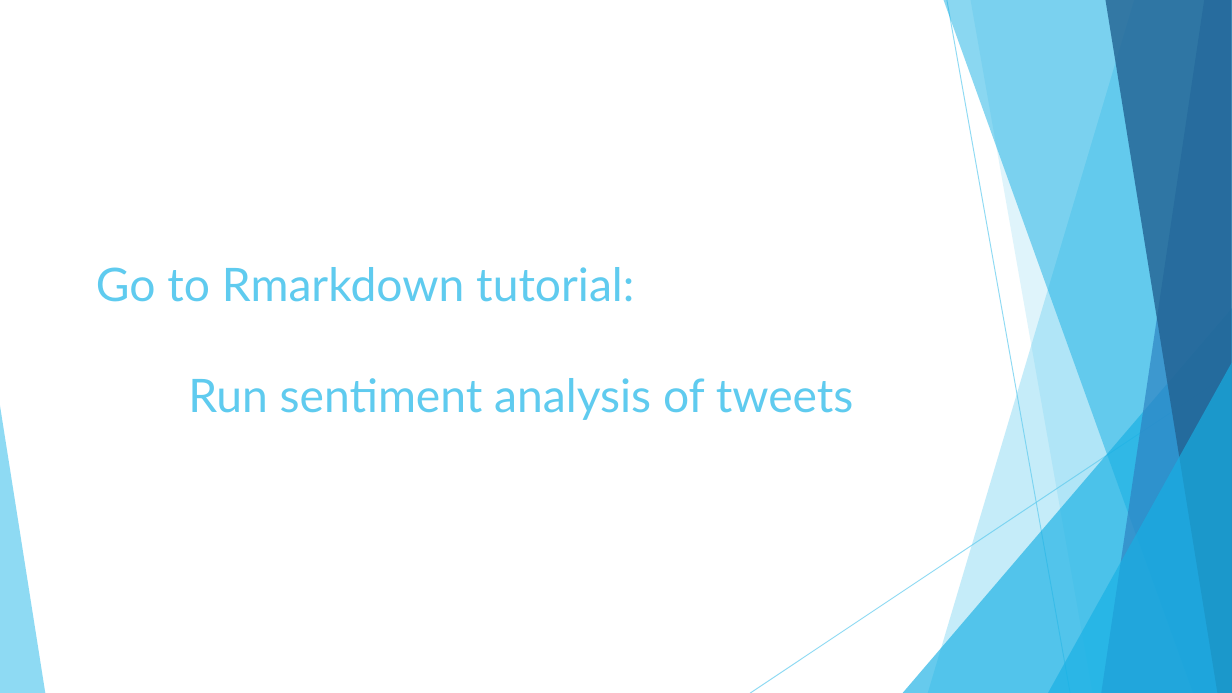
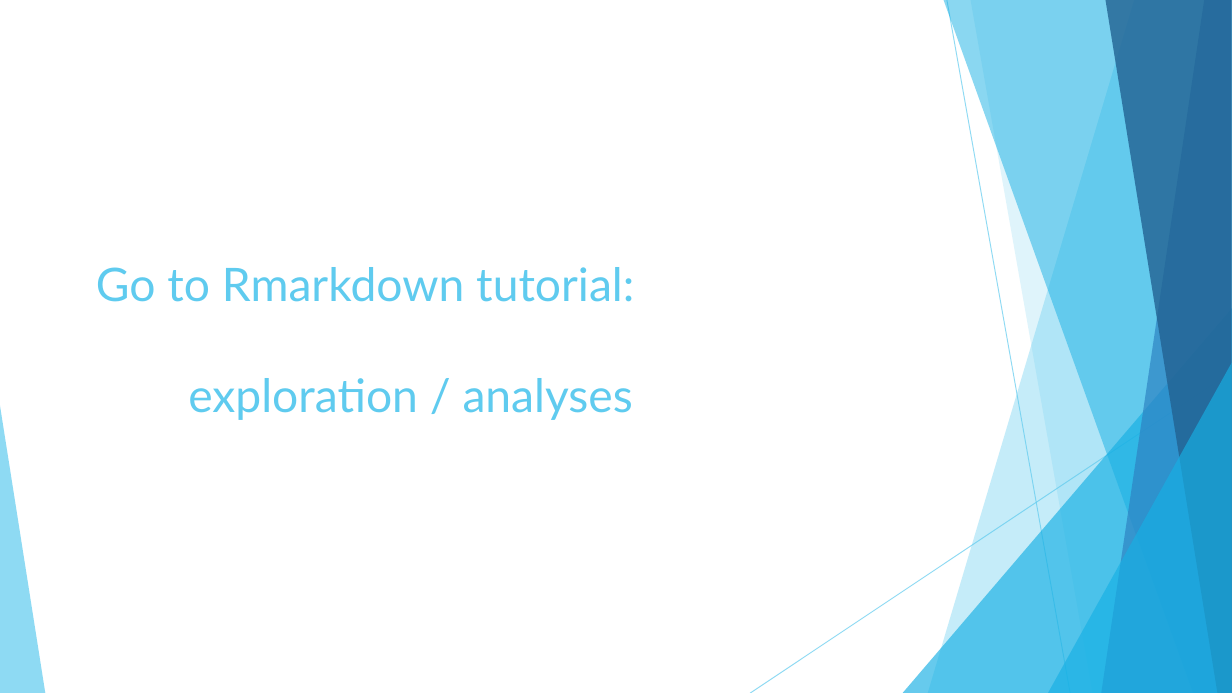
Before and after one commit to shellylac/TextMiningIntro_inR, a slide deck: slide 16 of Slides_Notes/TextTutorial_Slides.pptx. Drawn at 1232x693 pixels with LibreOffice and Linux fonts; fonts in the diff are those of the drawing. Boxes give left, top, right and bottom in pixels: in the first picture for what was removed or moved away, otherwise in the second. Text is boxed around its words. In the diff, an @@ line names an element or a change of style, - is before the commit and + after.

```diff
--- a/Slides_Notes/TextTutorial_Slides.pptx
+++ b/Slides_Notes/TextTutorial_Slides.pptx
@@ text at [188,378,633,420]: text changed @@
-Run sentiment analysis of tweets
+exploration / analyses
```
Also in this commit, not shown: 1 other slide changed, 1 other file.
